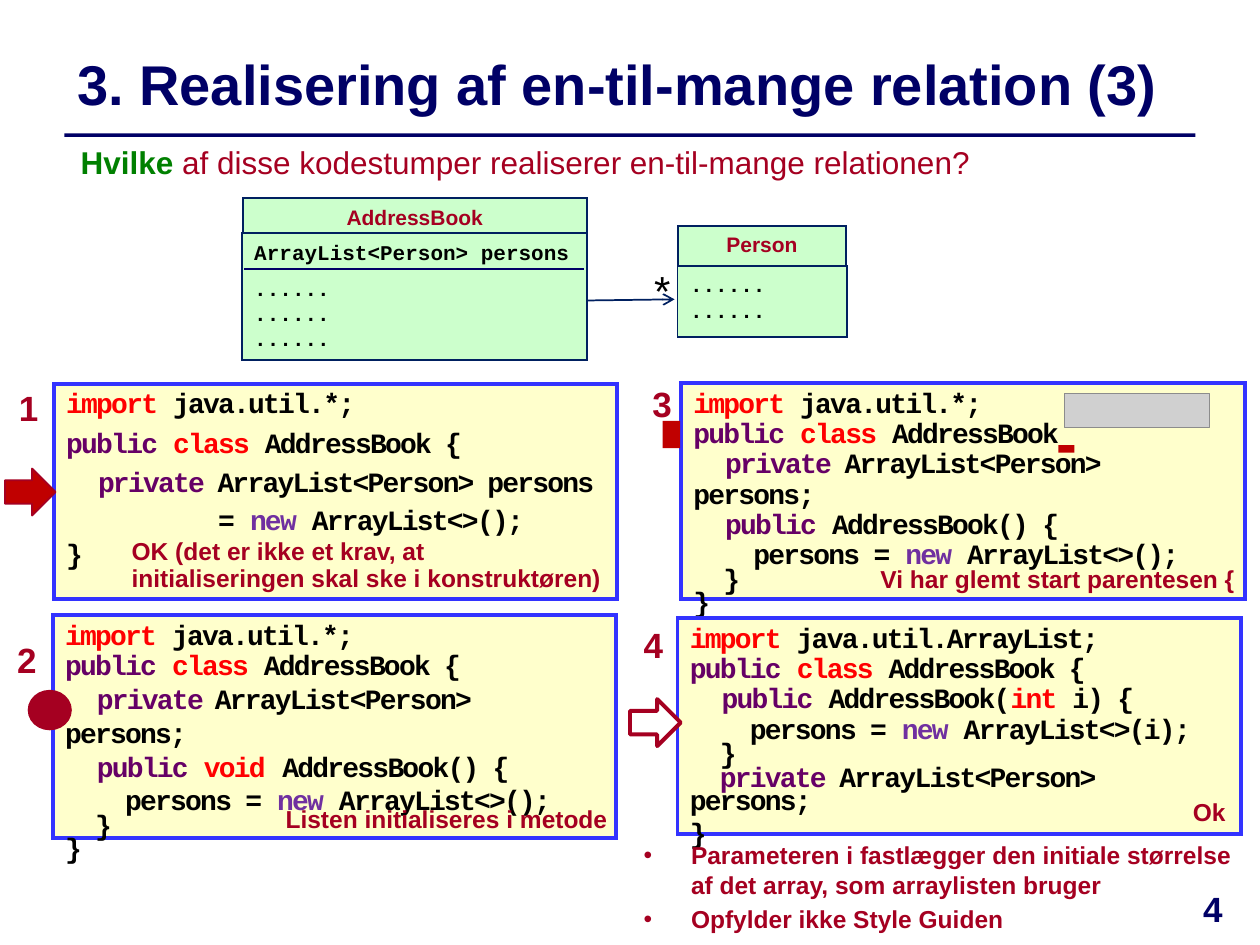
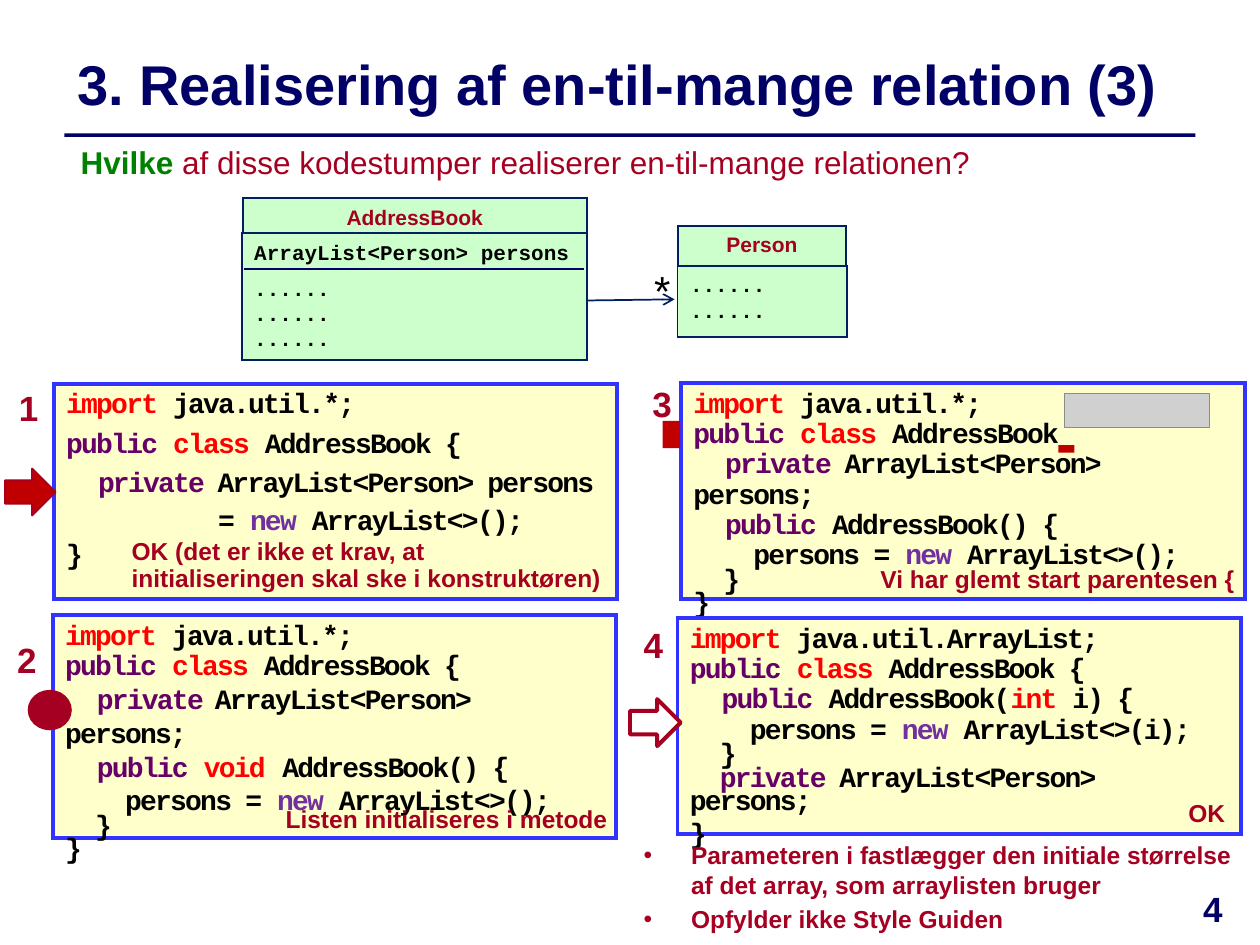
Before and after one commit to IntProgAU/Materiale, a slide deck: slide 4 of web/e23/uge_4a/Quiz-Uge4-Mandag.pptx. Drawn at 1260x945 pixels with LibreOffice and Linux fonts; fonts in the diff are those of the drawing; grey boxes stand for pictures. Boxes give left, top, right and bottom in pixels: in the first picture for what was removed or moved away, otherwise in the second. Text is boxed around its words. In the diff, an @@ line names an element or a change of style, - is before the commit and + after.

```diff
--- a/web/e23/uge_4a/Quiz-Uge4-Mandag.pptx
+++ b/web/e23/uge_4a/Quiz-Uge4-Mandag.pptx
@@ text at <box>1188,805,1225,823</box>: text changed @@
-Ok
+OK
```
Also in this commit, not shown: 4 other files.
